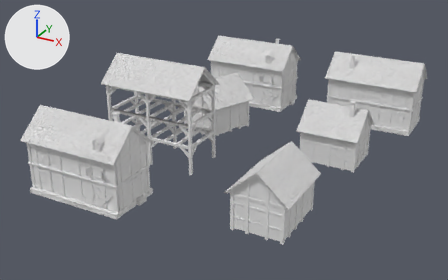
Before and after pictures for a commit that changed the Blender file village/village-cut1.blend.
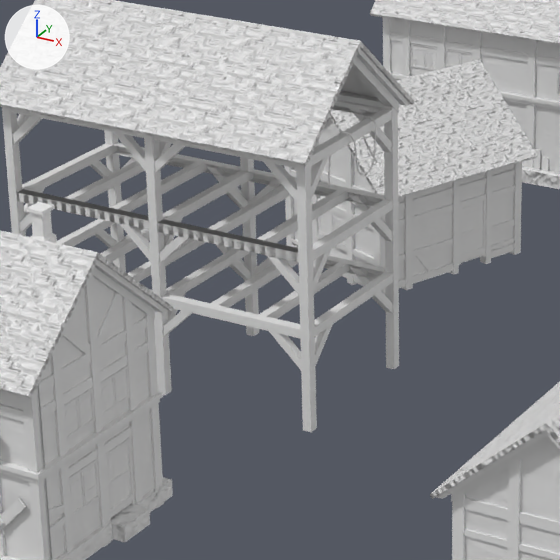
Each version is shown whole from a 50 mm camera at (20.2, -28.6, 22.1) aimed at (-2.4, 12.6, 1.6), then close up on the part from 24% to 58% of the width and 20% to 75% of the height. The axes (+X, +Y, +Z) are drawn at upper left. The lights are the same throughout.

The scene before the commit, as lines of its bpy script (objects in view):
```python
ob_house1_001 = bpy.data.objects.new('house1.001', None)
ob_house1_001.location = (-6.08, 31.5, 0.0)
ob_house1_001.rotation_euler = (0.0, 0.0, 1.571)  # degrees (0, 0, 90)
ob_house1_001.instance_type = 'COLLECTION'
ob_house1_001.instance_collection = col_house1
ob_house2 = bpy.data.objects.new('house2', None)
ob_house2.location = (-6.55, 7.37, 0.0)
ob_house2.rotation_euler = (0.0, 0.0, 1.571)  # degrees (0, 0, 90)
ob_house2.instance_type = 'COLLECTION'
ob_house2.instance_collection = col_house2
ob_house3 = bpy.data.objects.new('house3', None)
ob_house3.location = (-5.56, 6.43, 0.0)
ob_house3.instance_type = 'COLLECTION'
ob_house3.instance_collection = col_house3
# also in view: 'house4' at (-6.4, 18.5, 2.6); 'house1' at (-8.0, 2.5, 3.1)
```
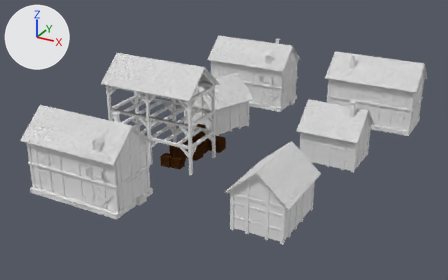
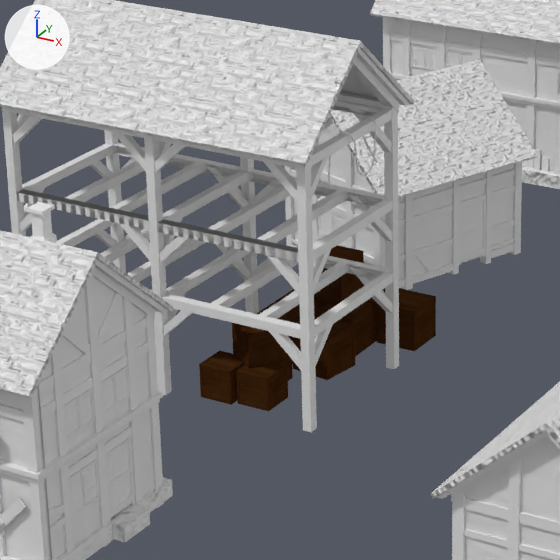
Pixel boxes [x1, y1, x2, y2] of what changed, in the close-ups (560 x 560 px):
'wood-box', added
    after: [199, 245, 436, 411]

The change, as a diff of the scene's bpy script:
```diff
--- a/village/village-cut1.blend.py
+++ b/village/village-cut1.blend.py
@@ mat_shizai @@
+mat_shizai = bpy.data.materials.new('shizai')
+# uses the picture img_shizai_basecolor_png
+# uses the picture img_shizai_emissive_jpg
+# uses the picture img_shizai_metallic_jpg
@@ col_wood_box @@
+col_wood_box = bpy.data.collections.new('wood-box')
+col_wood_box.objects.link(ob_wood_box_012)
+col_wood_box.objects.link(ob_wood_box_001)
+col_wood_box.objects.link(ob_wood_box_002)
+col_wood_box.objects.link(ob_wood_box_003)
+col_wood_box.objects.link(ob_wood_box_004)
+col_wood_box.objects.link(ob_wood_box_005)
+col_wood_box.objects.link(ob_wood_box_006)
+col_wood_box.objects.link(ob_wood_box_007)
+col_wood_box.objects.link(ob_wood_box_008)
+col_wood_box.objects.link(ob_wood_box_009)
+col_wood_box.objects.link(ob_wood_box_010)
+col_wood_box.objects.link(ob_wood_box_011)
@@ ob_wood_box @@
+ob_wood_box = bpy.data.objects.new('wood-box', None)
+ob_wood_box.location = (-6.55, 7.37, 0.0)
+ob_wood_box.rotation_euler = (0.0, 0.0, 1.571)  # degrees (0, 0, 90)
+ob_wood_box.instance_type = 'COLLECTION'
+ob_wood_box.instance_collection = col_wood_box
@@ ob_wood_box_004 @@
+ob_wood_box_004 = bpy.data.objects.new('wood-box.004', me_cube_017)  # 264 vertices, 262 faces; spans x -1.02..1.02, y -1.02..1.02, z -1.02..1.02
+ob_wood_box_004.location = (5.237, -1.823, 0.5)
+ob_wood_box_004.scale = (0.5, 0.5, 0.5)
@@ ob_wood_box_002 @@
+ob_wood_box_002 = bpy.data.objects.new('wood-box.002', me_cube_017)  # 264 vertices, 262 faces; spans x -1.02..1.02, y -1.02..1.02, z -1.02..1.02
+ob_wood_box_002.location = (6.322, -0.76, 0.5)
+ob_wood_box_002.scale = (0.5, 0.5, 0.5)
@@ ob_wood_box_011 @@
+ob_wood_box_011 = bpy.data.objects.new('wood-box.011', me_cube_017)  # 264 vertices, 262 faces; spans x -1.02..1.02, y -1.02..1.02, z -1.02..1.02
+ob_wood_box_011.location = (2.266, -1.362, 1.224)
+ob_wood_box_011.rotation_euler = (0.0, 0.0, -0.535)  # degrees (0, 0, -31)
+ob_wood_box_011.scale = (0.4, 0.4, 0.4)
@@ ob_wood_box_005 @@
+ob_wood_box_005 = bpy.data.objects.new('wood-box.005', me_cube_017)  # 264 vertices, 262 faces; spans x -1.02..1.02, y -1.02..1.02, z -1.02..1.02
+ob_wood_box_005.location = (6.322, -1.823, 0.5)
+ob_wood_box_005.scale = (0.5, 0.5, 0.5)
@@ ob_wood_box_003 @@
+ob_wood_box_003 = bpy.data.objects.new('wood-box.003', me_cube_017)  # 264 vertices, 262 faces; spans x -1.02..1.02, y -1.02..1.02, z -1.02..1.02
+ob_wood_box_003.location = (4.066, -1.992, 0.5)
+ob_wood_box_003.rotation_euler = (0.0, 0.0, -0.154)  # degrees (0, 0, -8.8)
+ob_wood_box_003.scale = (0.5, 0.5, 0.5)
@@ ob_wood_box_010 @@
+ob_wood_box_010 = bpy.data.objects.new('wood-box.010', me_cube_017)  # 264 vertices, 262 faces; spans x -1.02..1.02, y -1.02..1.02, z -1.02..1.02
+ob_wood_box_010.location = (2.796, -1.263, 0.403)
+ob_wood_box_010.scale = (0.4, 0.4, 0.4)
@@ ob_wood_box_009 @@
+ob_wood_box_009 = bpy.data.objects.new('wood-box.009', me_cube_017)  # 264 vertices, 262 faces; spans x -1.02..1.02, y -1.02..1.02, z -1.02..1.02
+ob_wood_box_009.location = (1.782, -0.804, 0.403)
+ob_wood_box_009.scale = (0.4, 0.4, 0.4)
@@ ob_wood_box_006 @@
+ob_wood_box_006 = bpy.data.objects.new('wood-box.006', me_cube_017)  # 264 vertices, 262 faces; spans x -1.02..1.02, y -1.02..1.02, z -1.02..1.02
+ob_wood_box_006.location = (6.322, -2.893, 0.5)
+ob_wood_box_006.scale = (0.5, 0.5, 0.5)
@@ ob_wood_box_012 @@
+ob_wood_box_012 = bpy.data.objects.new('wood-box.012', me_cube_017)  # 264 vertices, 262 faces; spans x -1.02..1.02, y -1.02..1.02, z -1.02..1.02
+ob_wood_box_012.location = (4.165, -0.76, 0.5)
+ob_wood_box_012.scale = (0.5, 0.5, 0.5)
@@ ob_wood_box_008 @@
+ob_wood_box_008 = bpy.data.objects.new('wood-box.008', me_cube_017)  # 264 vertices, 262 faces; spans x -1.02..1.02, y -1.02..1.02, z -1.02..1.02
+ob_wood_box_008.location = (1.898, -1.711, 0.403)
+ob_wood_box_008.scale = (0.4, 0.4, 0.4)
@@ ob_wood_box_001 @@
+ob_wood_box_001 = bpy.data.objects.new('wood-box.001', me_cube_017)  # 264 vertices, 262 faces; spans x -1.02..1.02, y -1.02..1.02, z -1.02..1.02
+ob_wood_box_001.location = (5.237, -0.76, 0.5)
+ob_wood_box_001.scale = (0.5, 0.5, 0.5)
@@ ob_wood_box_007 @@
+ob_wood_box_007 = bpy.data.objects.new('wood-box.007', me_cube_017)  # 264 vertices, 262 faces; spans x -1.02..1.02, y -1.02..1.02, z -1.02..1.02
+ob_wood_box_007.location = (5.758, -1.264, 1.534)
+ob_wood_box_007.scale = (0.5, 0.5, 0.5)
```
